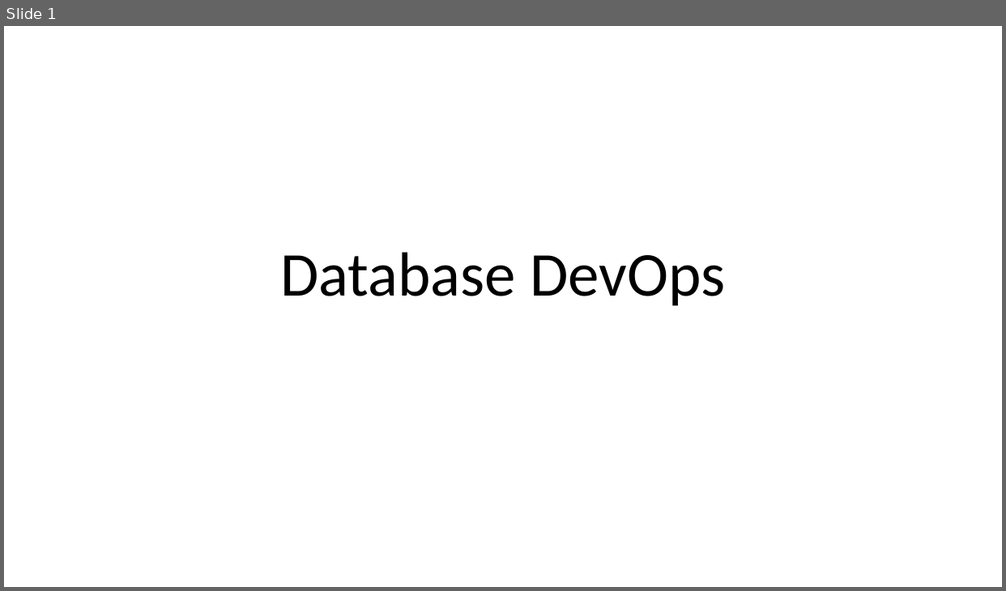
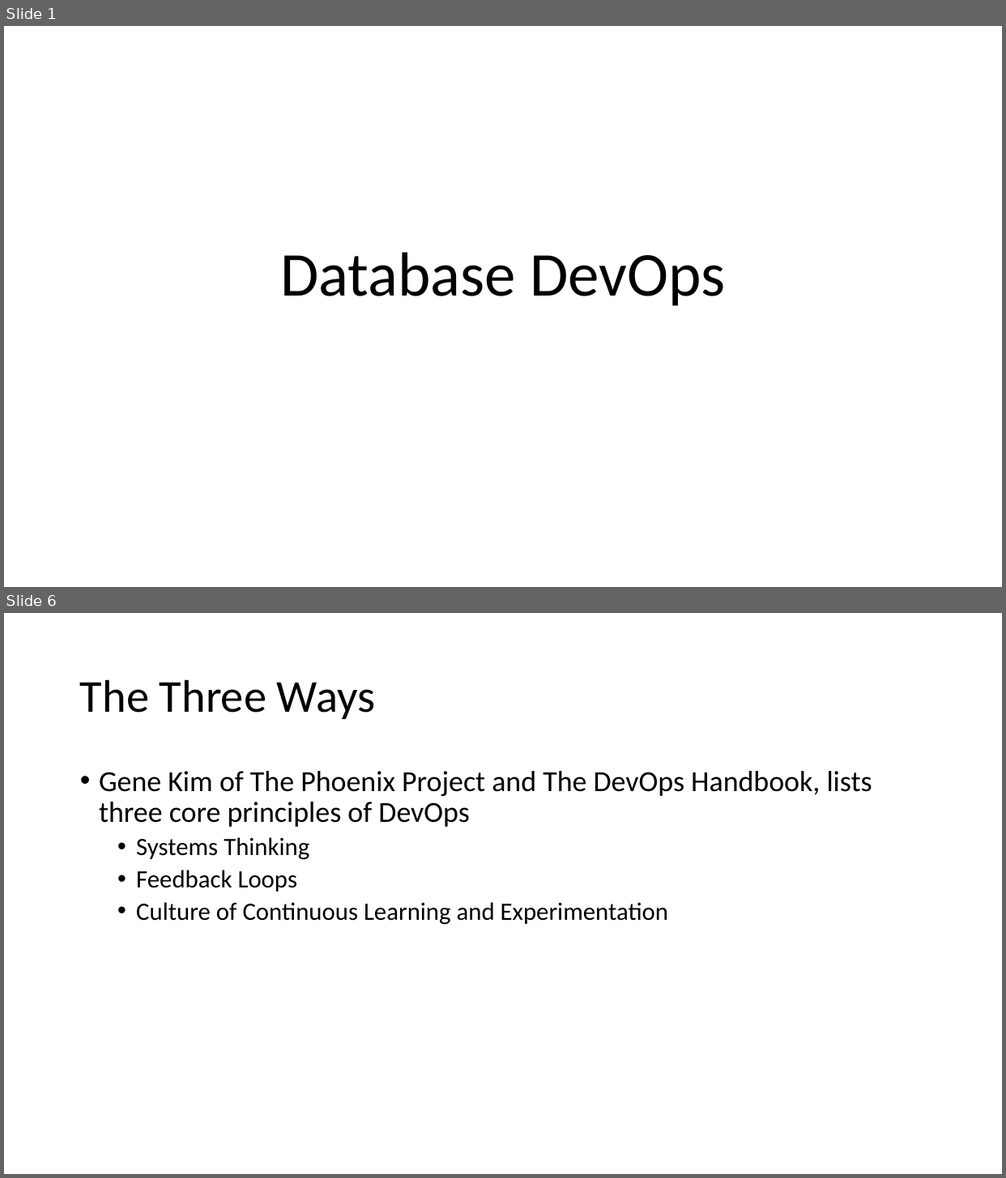
Before and after one commit to way0utwest/DatabaseDevOpsMS, a slide deck: Section 1- Intro to DevOps/IntroDatabaseDevOps.pptx. Shown one above the other, each under a label of ours: slide 1 before the commit, slides 1 and 6 after it; the slides between them are not shown. The pictures are 1006x591 and 1006x1178 pixels, drawn with LibreOffice and Linux fonts; fonts in the diff are those of the drawing. Boxes give left, top, right and bottom in pixels: in the first picture for what was removed or moved away, otherwise in the second. Text is boxed around its words. In the diff, an @@ line names an element or a change of style, - is before the commit and + after.

```diff
--- a/Section 1- Intro to DevOps/IntroDatabaseDevOps.pptx
+++ b/Section 1- Intro to DevOps/IntroDatabaseDevOps.pptx
@@ slide 6 added at (4,613,1002,1174), background #FFFFFF @@
@@ title added at (80,679,375,719), 44 pt, text #000000 @@
+The Three Ways
@@ text added at (99,771,872,925), 28 pt, text #000000 @@
+• Gene Kim of The Phoenix Project and The DevOps Handbook, lists three core principles of DevOps
+  • Systems Thinking
+  • Feedback Loops
+  • Culture of Continuous Learning and Experimentation
```
Also in this commit, not shown: 1 slide changed, 4 other slides added, 4 other files.
